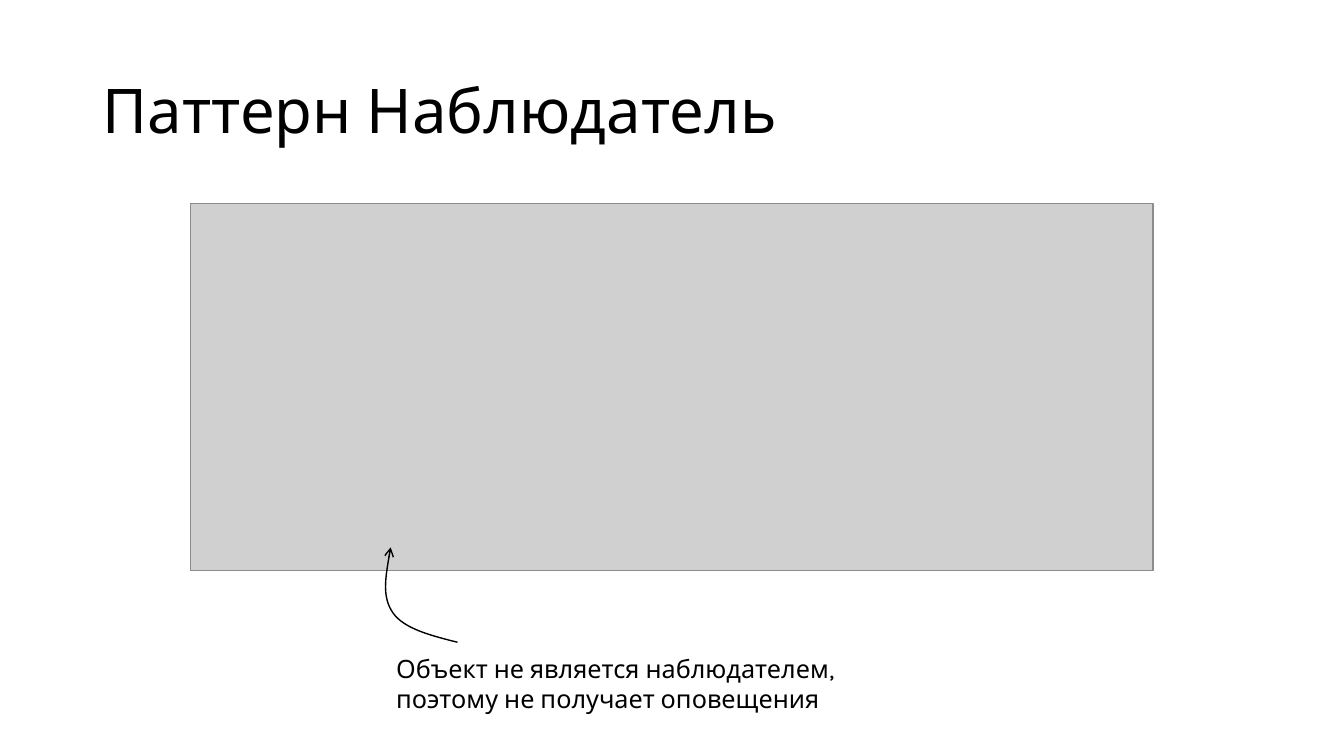
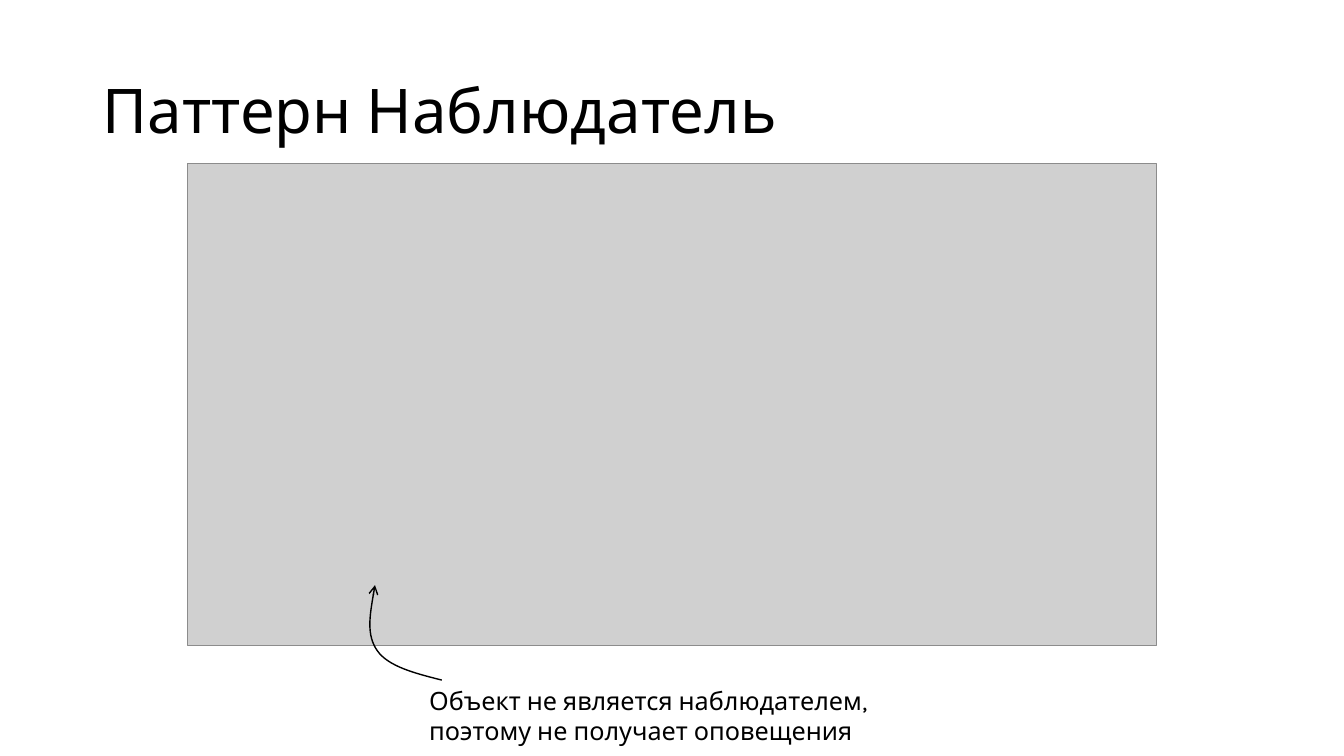
Before and after one commit to alexey-malov/ood, a slide deck: slide 19 of lectures/02.observer/observer.pptx (slide 20 before the commit). Drawn at 1344x756 pixels with LibreOffice and Linux fonts; fonts in the diff are those of the drawing; grey boxes stand for pictures. Boxes give left, top, right and bottom in pixels: in the first picture for what was removed or moved away, otherwise in the second. Text is boxed around its words. In the diff, an @@ line names an element or a change of style, - is before the commit and + after.

Commit message:
Дополнил лекцию по паттерну Наблюдатель

```diff
--- a/lectures/02.observer/observer.pptx
+++ b/lectures/02.observer/observer.pptx
@@ picture: place and size @@
-picture at box(191, 204, 1152, 571)
+picture at box(188, 163, 1156, 645)
@@ freeform shape: place and size @@
-freeform shape at box(386, 547, 458, 642)
+freeform shape at box(370, 586, 442, 681)
@@ text "Объект не является наблюдателем, поэтому ...": place and size @@
-text "Объект не является наблюдателем, поэтому ..." at box(396, 658, 829, 714)
+text "Объект не является наблюдателем, поэтому ..." at box(429, 690, 862, 746)
```
Also in this commit, not shown: 17 other slides changed, 2 slides added, 2 slides removed, 2 other files.
